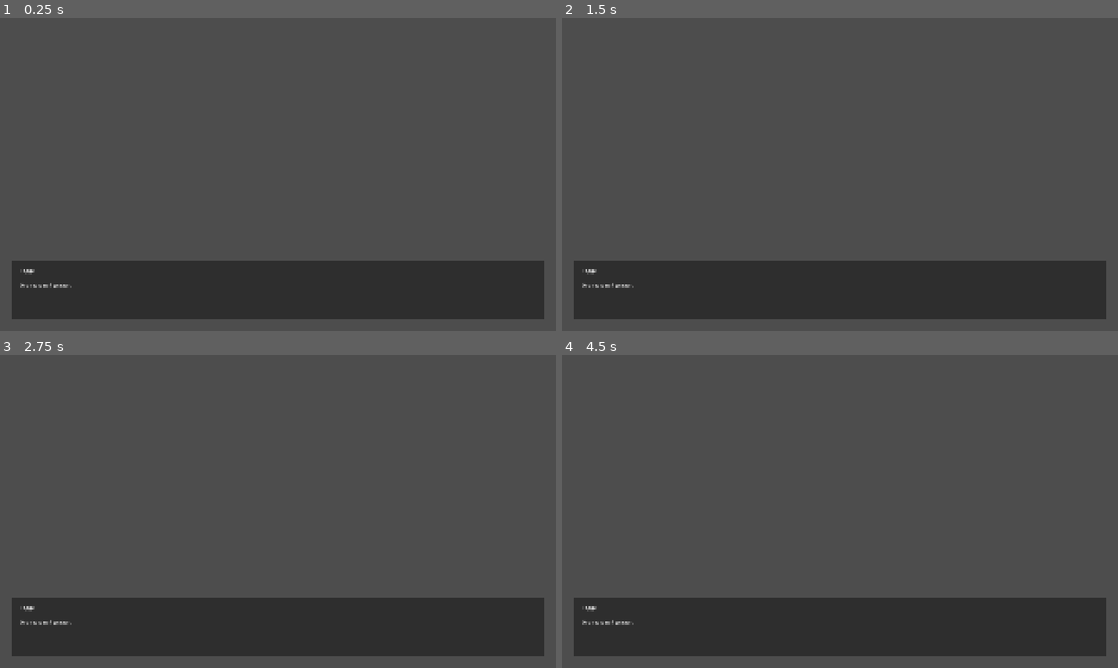
Above: before the commit, frames 1-4 (two rows, left to right).
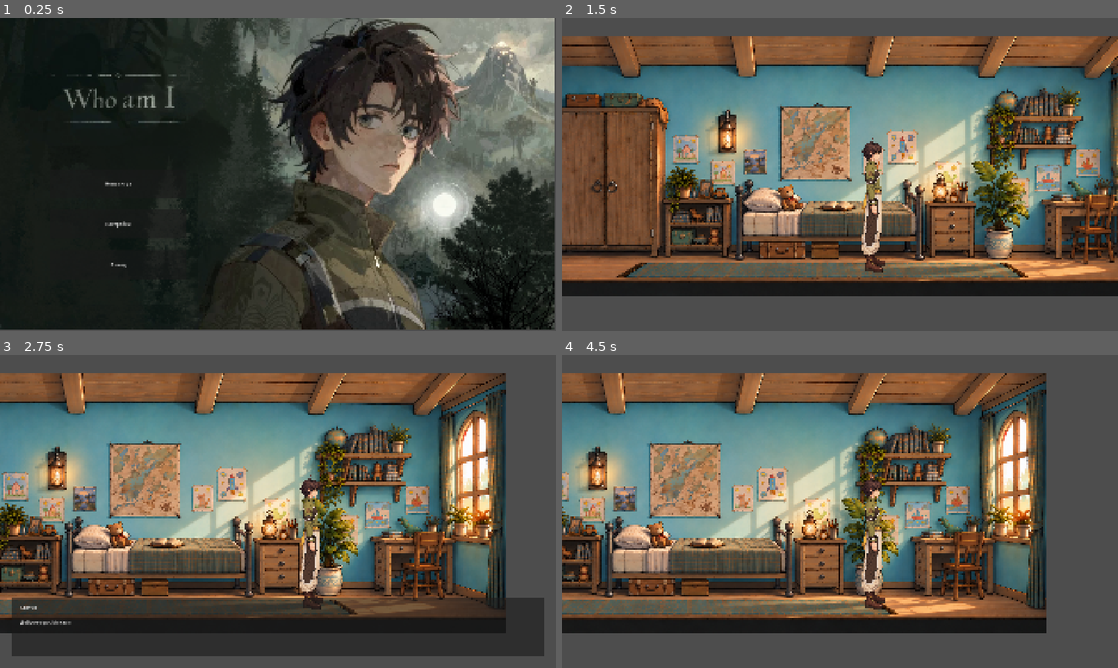
Above: after the commit, the same moments.

Repository: Alona674/WhoAmI
Game: Godot game, scene res://scenes/ui/MainMenu.tscn
Two runs of this game, one before a commit and one after it. Both use one fixed random seed, a clock stepped at 60 frames per second and the inputs below. Before the commit the project starts from res://scenes/ui/DialogueManager.tscn.
Inputs (mouse positions are in pixels of both pictures, inside the frame that each line leads up to):
- Up to frame 1 (0.25 s): no input
- Up to frame 2 (1.5 s): click (678, 183) at 0.5 s, where only the run after the commit has a clickable "Новая игра"; tap Enter (ui_accept) at 1.25 s; hold D (move_right) from 1.28 s (still down); hold E (interact) from 1.28 s (still down)
- Up to frame 3 (2.75 s): keep holding D (move_right); tap Enter (ui_accept) at 1.52, 2.27 s; release E (interact) at 2.03 s; tap E (interact) at 2.1 s
- Up to frame 4 (4.5 s): release D (move_right) at 2.78 s; hold A (move_left) 2.78-3.53 s; hold E (interact) 2.78-3.53 s; hold D (move_right) from 3.53 s (still down); tap E (interact) at 3.6 s; tap Enter (ui_accept) at 3.77 s; hold E (interact) from 4.28 s (still down)

The runs differ from the first frame. In frame 1, 84% of the frame differs, in the area x 0-100%, y 0-100%; in frame 2, 84%, in the area x 0-100%, y 5-97%; in frame 3, 65%; in frame 4, 75%.

Commit message:
Обновлена главная сцена

Diff:
--- a/project.godot
+++ b/project.godot
@@ -11,7 +11,7 @@
 [application]
 
 config/name="WhoAmI"
-run/main_scene="uid://b1d7m4myvd8ma"
+run/main_scene="uid://bnrnxc43dyqjq"
 config/features=PackedStringArray("4.6", "Forward Plus")
 config/icon="res://icon.svg"
 
@@ -24,6 +24,10 @@
 window/size/viewport_width=1920
 window/size/viewport_height=1080
 window/stretch/mode="canvas_items"
+
+[dotnet]
+
+project/assembly_name="WhoAmI"
 
 [input]
 
